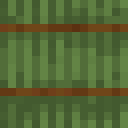
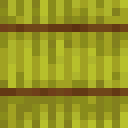
Two versions of the same layered image (w=128, h=128). Layer-by-layer changes:
hid "side - grass" over [0, 0, 128, 128]
showed "side - hay", painted on it over [0, 0, 128, 128]
